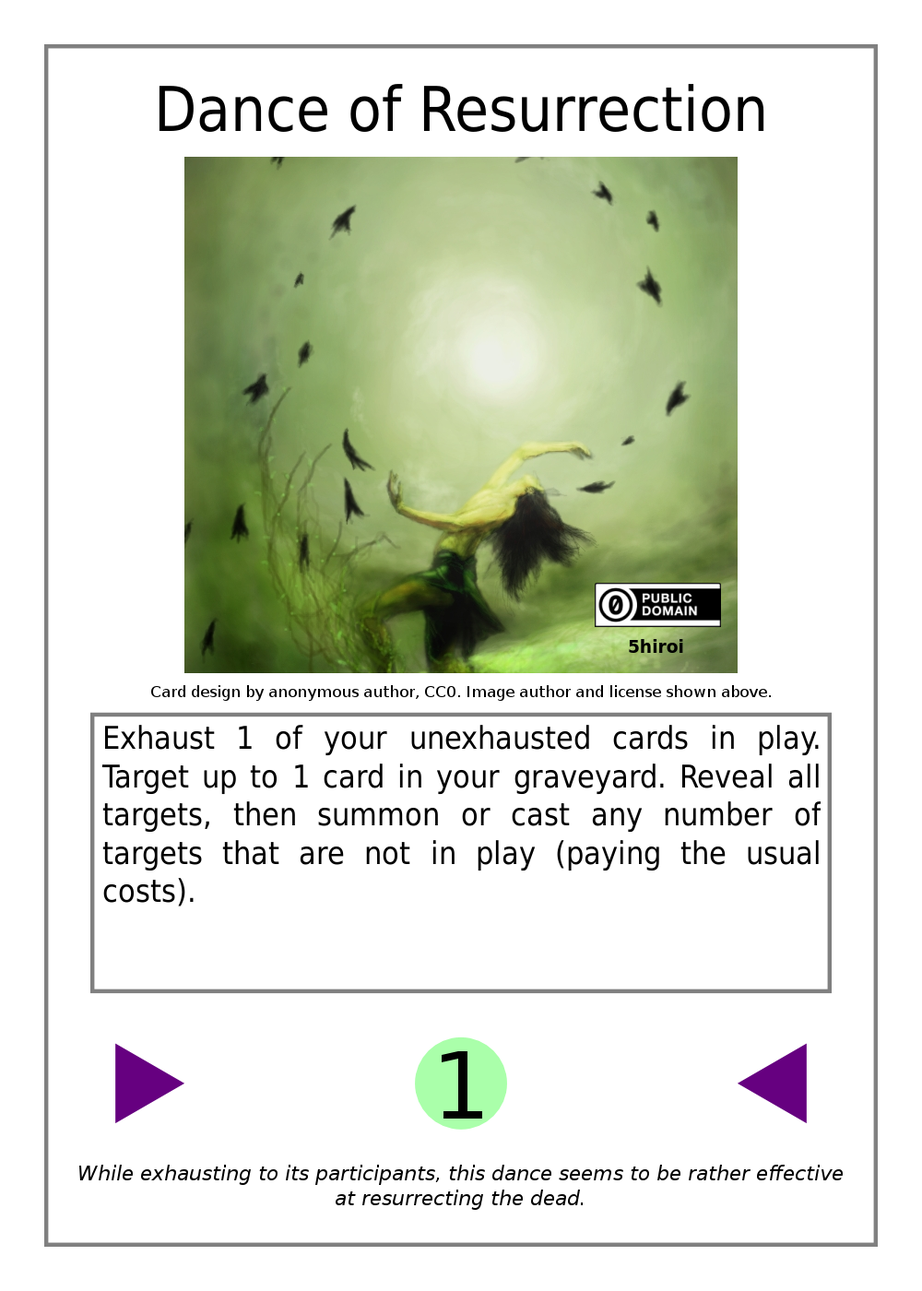
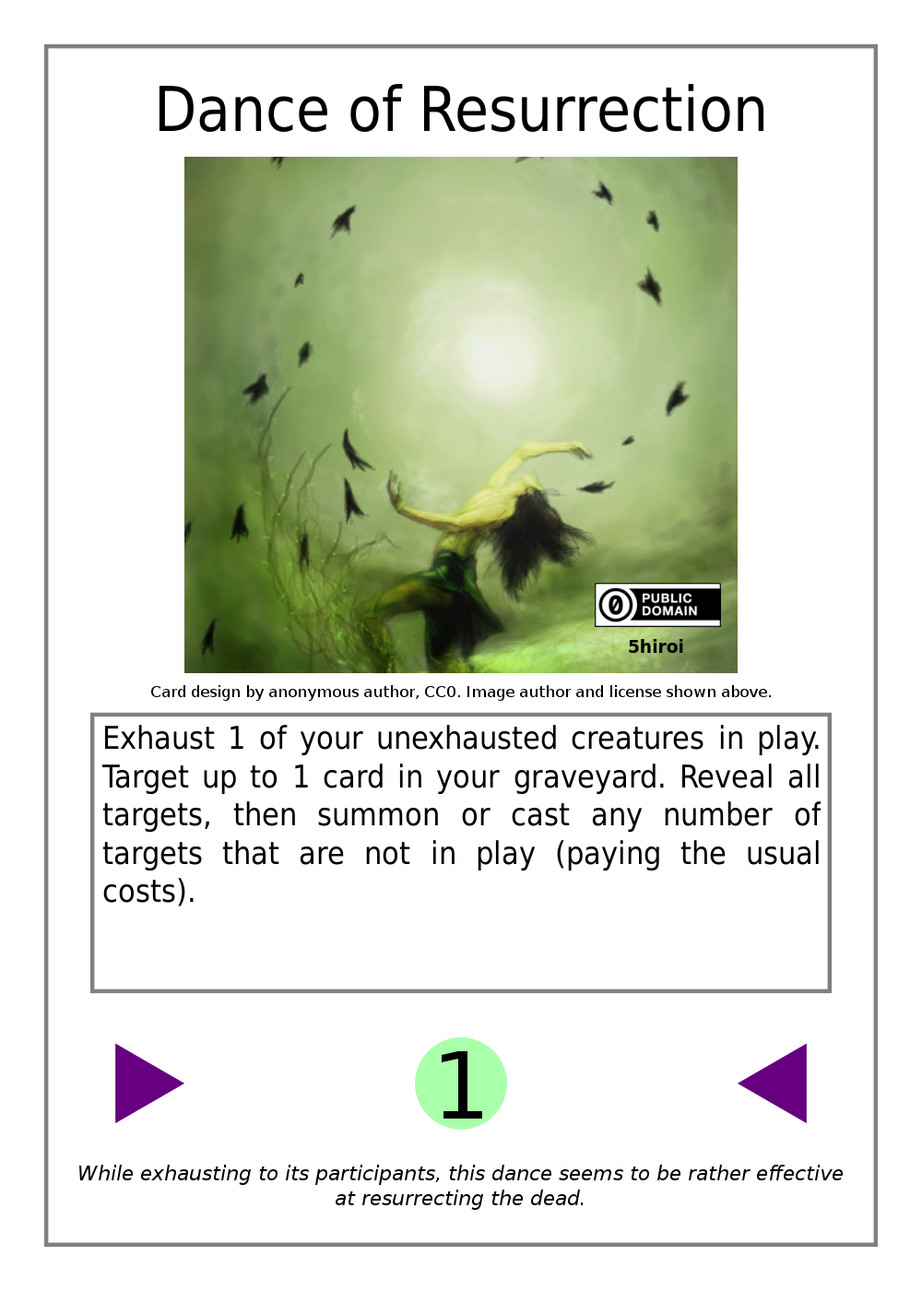
Comparing the layer stacks of the two 922x1291 images. Changes:
painted on "Effect Text" over [230, 725, 743, 757]
